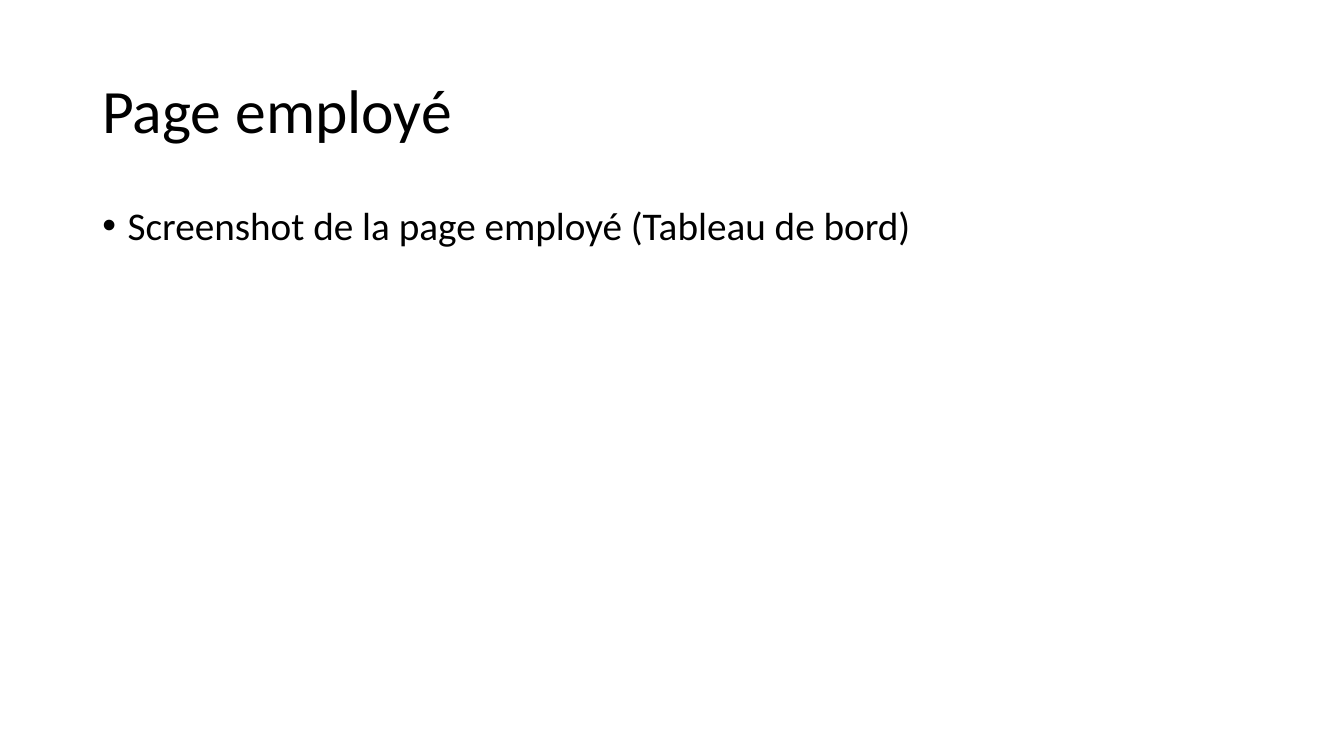
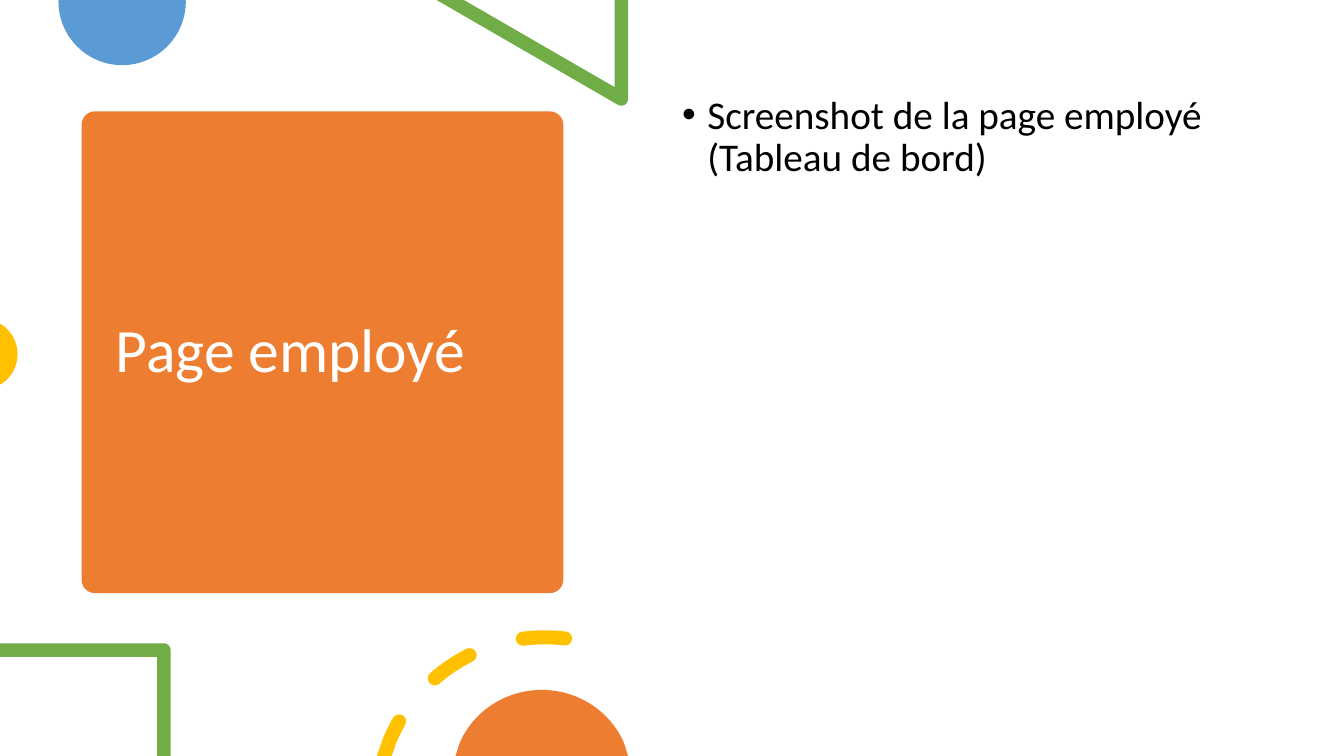
Before and after one commit to Eliefrh/Mamas-pizza, a slide deck: slide 14 of Doc/Mammas Pizzeria.pptx. Drawn at 1344x756 pixels with LibreOffice and Linux fonts; fonts in the diff are those of the drawing. Boxes give left, top, right and bottom in pixels: in the first picture for what was removed or moved away, otherwise in the second. Text is boxed around its words. In the diff, an @@ line names an element or a change of style, - is before the commit and + after.

```diff
--- a/Doc/Mammas Pizzeria.pptx
+++ b/Doc/Mammas Pizzeria.pptx
@@ freeform shape added at [58,0,186,66], fill #5B9BD5 @@
@@ freeform shape added at [437,0,628,106], fill #70AD47 @@
@@ rounded rectangle added at [82,112,564,594], fill #ED7D31 @@
@@ text "Screenshot de la page employé ..." rewrapped from [128,211,911,247] to [707,101,1201,177] @@
@@ title "Page employé": place and size @@
-title "Page employé" at [102,90,452,144]
+title "Page employé" at [116,329,465,383]
@@ title "Page employé" at [116,329,465,383]: text colour #000000 to #FFFFFF @@
@@ freeform shape added at [0,324,17,384], fill #FFC000 @@
@@ freeform shape added at [0,643,170,756], fill #70AD47 @@
@@ freeform shape added at [377,630,573,756], fill #FFC000 @@
@@ freeform shape added at [456,690,628,756], fill #ED7D31 @@
```
Also in this commit, not shown: 14 other slides changed, 1 other file.
